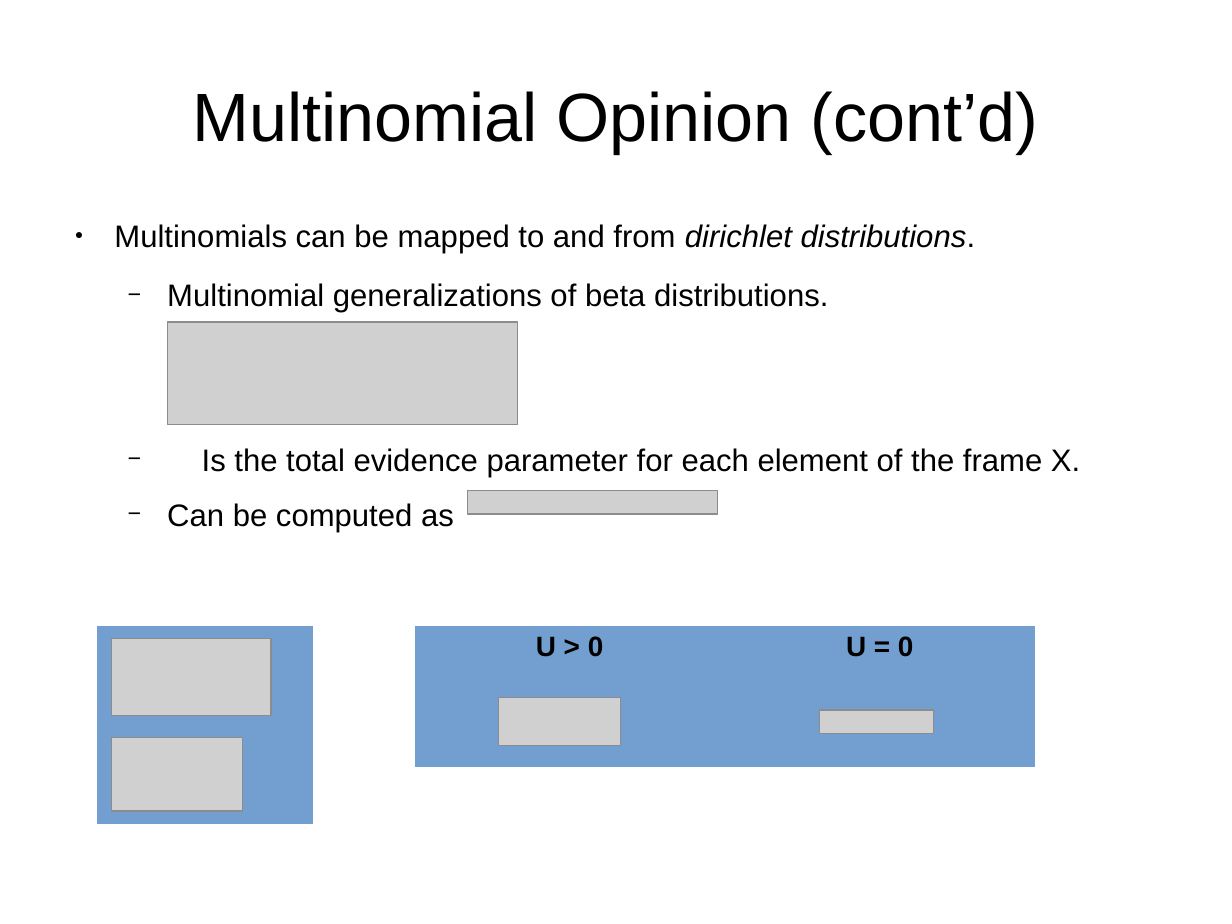
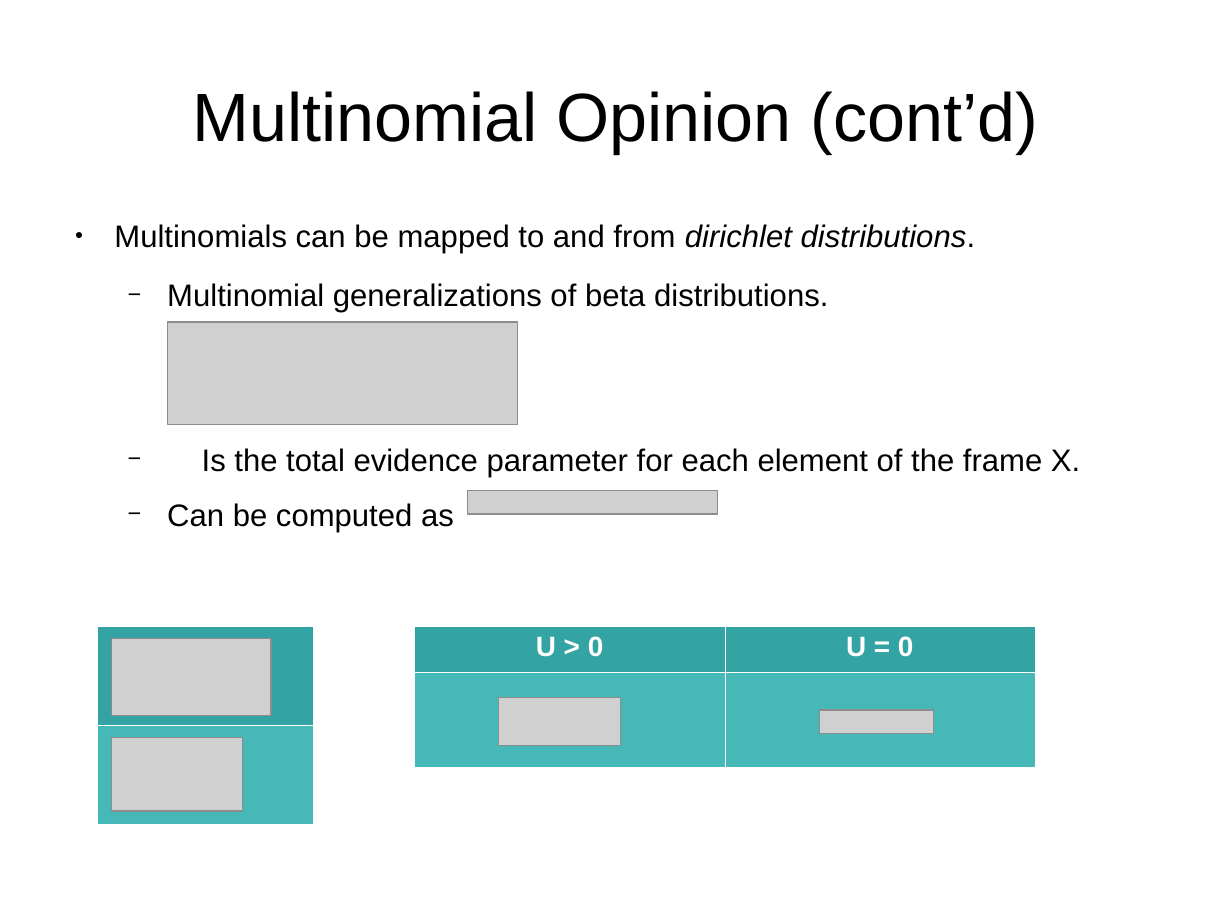
Before and after one commit to bstamour/SLHS, a slide deck: slide 19 of docs/proposal-from-bob.odp. Drawn at 1232x924 pixels with LibreOffice and Linux fonts; fonts in the diff are those of the drawing; grey boxes stand for pictures; background and template pictures are left out. Boxes give left, top, right and bottom in pixels: in the first picture for what was removed or moved away, otherwise in the second. Text is boxed around its words. In the diff, an @@ line names an element or a change of style, - is before the commit and + after.

```diff
--- a/docs/proposal-from-bob.odp
+++ b/docs/proposal-from-bob.odp
@@ table at bbox=[97, 626, 313, 824] @@
@@ fill #729FCF to #33A3A3 in row 1, column 1 @@
@@ fill #729FCF to #47B8B8 in row 2, column 1 @@
@@ borders changed @@
@@ table at bbox=[415, 626, 1036, 767] @@
@@ fill #729FCF to #33A3A3 in row 1 @@
@@ fill #729FCF to #47B8B8 in row 2 @@
@@ text colour #000000 to #FFFFFF @@
@@ borders changed @@
```
Also in this commit, not shown: 3 other slides changed, 2 slides added.
